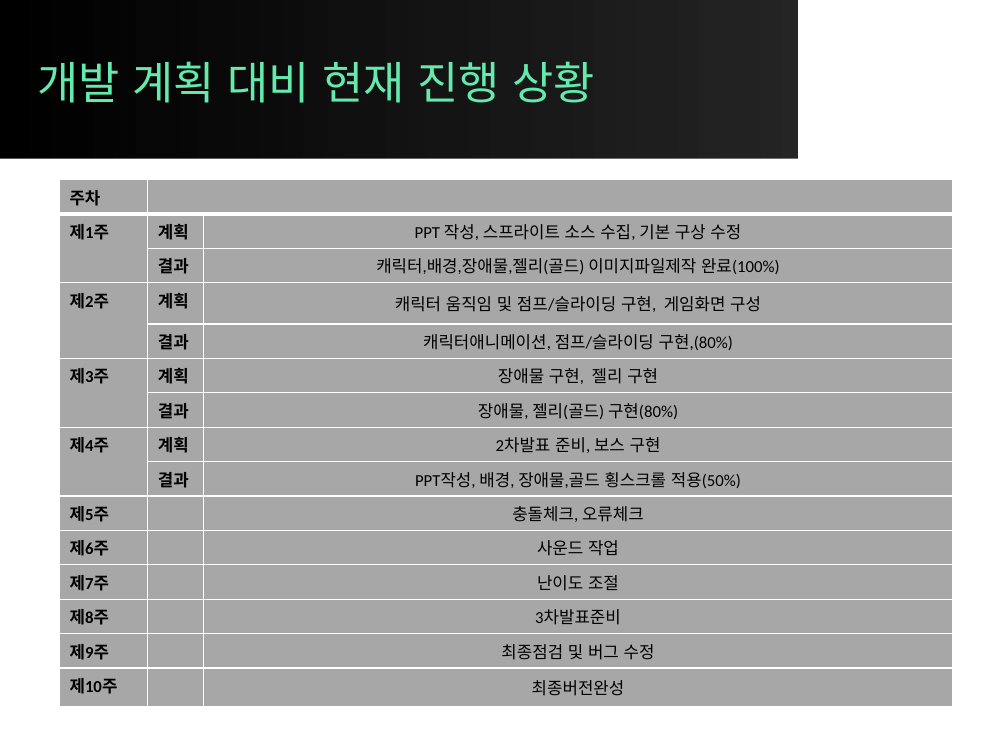
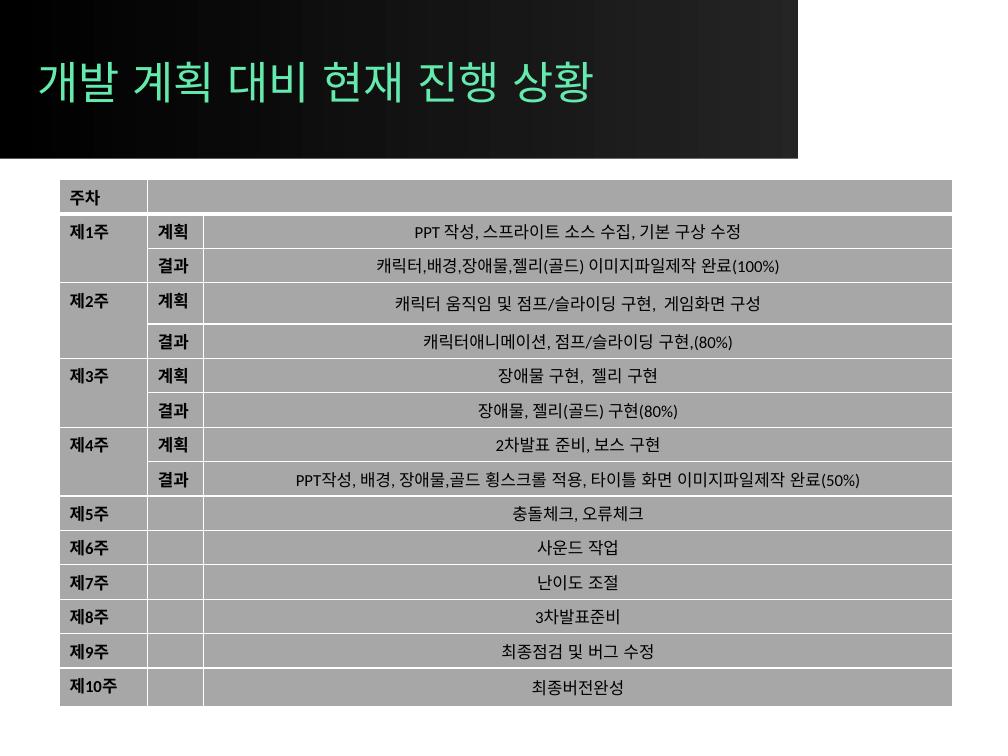
Before and after one commit to SooYoung4458/2DGP, a slide deck: slide 5 of 2d게임프로그래밍_2012182036_정수영_2차.pptx. Drawn at 1008x756 pixels with LibreOffice and Linux fonts; fonts in the diff are those of the drawing; background and template pictures are left out. Boxes give left, top, right and bottom in pixels: in the first picture for what was removed or moved away, otherwise in the second. Text is boxed around its words. In the diff, an @@ line names an element or a change of style, - is before the commit and + after.

```diff
--- a/2d게임프로그래밍_2012182036_정수영_2차.pptx
+++ b/2d게임프로그래밍_2012182036_정수영_2차.pptx
@@ table at [59,179,953,700] @@
-row 9, column 3: PPT작성, 배경, 장애물,골드 횡스크롤 적용(50%)
+row 9, column 3: PPT작성, 배경, 장애물,골드 횡스크롤 적용, 타이틀 화면 이미지파일제작 완료(50%)
```
Also in this commit, not shown: 3 other files.
